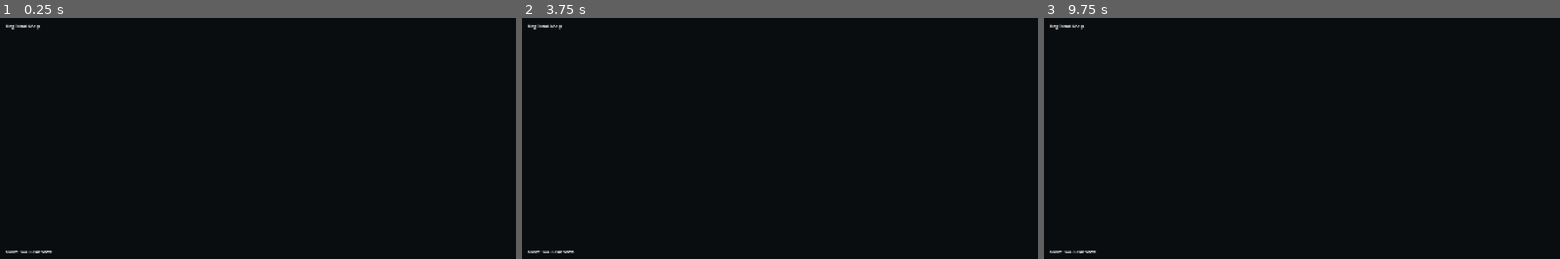
Above: before the commit, frames 1-3 (left to right).
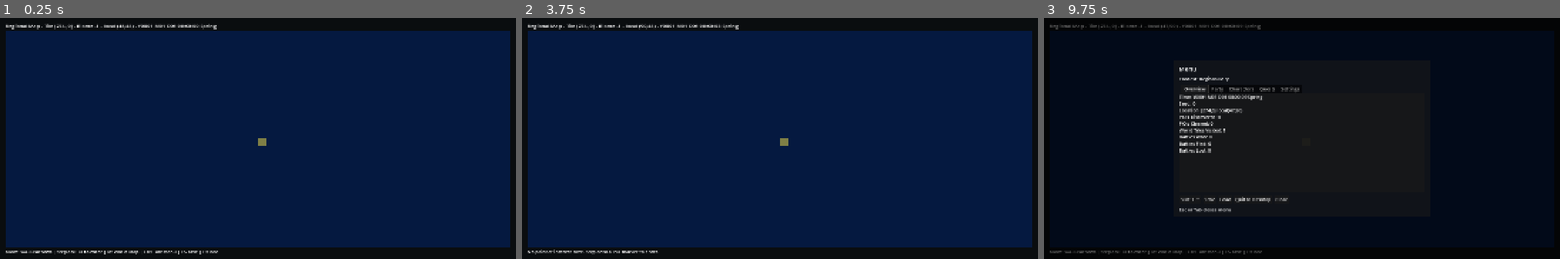
Above: after the commit, the same moments.

Repository: Bl4ckh34d/ASCIIWorldGen
Game: Godot game, scene res://scenes/RegionalMap.tscn
Two runs of this game, one before a commit and one after it. Both use one fixed random seed, a clock stepped at 60 frames per second and the inputs below. This scene is started directly instead of the project's main scene.
Inputs (mouse positions are in pixels of both pictures, inside the frame that each line leads up to):
- Up to frame 1 (0.25 s): no input
- Up to frame 2 (3.75 s): tap Enter at 0.5, 2, 3.5 s; drag from (780, 138) to (831, 85) at 0.52 s; tap Space at 1.25, 2.75 s; drag from (676, 150) to (754, 186) at 1.27 s; move the mouse to (831, 85) at 2.02 s; hold D 2.03-2.75 s; tap M at 2.1 s; drag from (754, 186) to (625, 102) at 2.77 s; move the mouse to (934, 174) at 3.52 s; hold A from 3.53 s (still down); tap E at 3.6 s
- Up to frame 3 (9.75 s): tap Space at 3.77, 4.25, 6.77 s; release A at 4.25 s; drag from (1147, 102) to (1224, 78) at 4.27 s; move the mouse to (1327, 138) at 5.02 s; hold Down 5.03-5.75 s; tap Backspace at 5.1 s; click (1327, 138) at 5.17 s; drag from (1224, 78) to (1198, 150) at 5.77 s; move the mouse to (1415, 126) at 6.52 s; hold Up 6.53-7.25 s; tap Keypad Enter at 6.6 s; drag from (1198, 150) to (1276, 186) at 7.27 s; move the mouse to (1353, 85) at 8.02 s; hold Down 8.03-8.75 s; tap Q at 8.1 s; drag from (1276, 186) to (1147, 102) at 8.77 s; move the mouse to (1456, 174) at 9.52 s; hold Up from 9.53 s (still down); tap Tab at 9.6 s; click (1456, 174) at 9.67 s

The runs differ from the first frame. In frame 1, 88% of the frame differs, in the area x 1-99%, y 2-99%; in frame 2, 88%; in frame 3, 2.3%.
Error before the commit: Parse Error: Could not preload resource script "res://scripts/gameplay/PoiRegistry.gd". (res://scripts/gameplay/RegionalMap.gd:4)
Error after the commit: Cannot call method 'shader_create_from_spirv' on a null value. (res://scripts/systems/LocalLightCompute.gd:37)

Commit message:
chore: update configuration and gameplay scripts for improved functionality
- Added `.tools/` to `.gitignore` to exclude local tools and downloads.
- Updated `export_presets.cfg` with new parameters for patch delta encoding and compression, enhancing export options for the Apple Pie Simulator.
- Corrected the spelling of `search_history` in `export_presets.cfg` for consistency.
- Refactored `PoiRegistry.gd` to improve biome handling logic for generating points of interest.
- Introduced new UID files for `MemberRowDropTarget.gd` and `battle_background.gdshader`, ensuring proper asset management.

Diff:
--- a/scripts/gameplay/PoiRegistry.gd
+++ b/scripts/gameplay/PoiRegistry.gd
@@ -18,18 +18,18 @@
 	elif _is_forest_biome(biome_id):
 		house_chance = 0.045
 		dungeon_chance = 0.018
-		elif _is_desert_biome(biome_id):
-			house_chance = 0.018
-			dungeon_chance = 0.030
-		if roll <= house_chance:
-			var shop_roll: float = DeterministicRng.randf01(world_seed_hash, key_root + "|shop")
-			var shop_chance: float = 0.15
-			return {
-				"type": "House",
-				"id": "house_%d_%d_%d_%d" % [world_x, world_y, local_x, local_y],
-				"seed_key": key_root,
-				"is_shop": shop_roll <= shop_chance,
-			}
+	elif _is_desert_biome(biome_id):
+		house_chance = 0.018
+		dungeon_chance = 0.030
+	if roll <= house_chance:
+		var shop_roll: float = DeterministicRng.randf01(world_seed_hash, key_root + "|shop")
+		var shop_chance: float = 0.15
+		return {
+			"type": "House",
+			"id": "house_%d_%d_%d_%d" % [world_x, world_y, local_x, local_y],
+			"seed_key": key_root,
+			"is_shop": shop_roll <= shop_chance,
+		}
 	if roll <= house_chance + dungeon_chance:
 		return {
 			"type": "Dungeon",
Not shown, changed: export_presets.cfg
Not shown, added: scripts/gameplay/ui/MemberRowDropTarget.gd.uid
Not shown, added: shaders/rendering/battle_background.gdshader.uid
Not shown, changed: .gitignore
